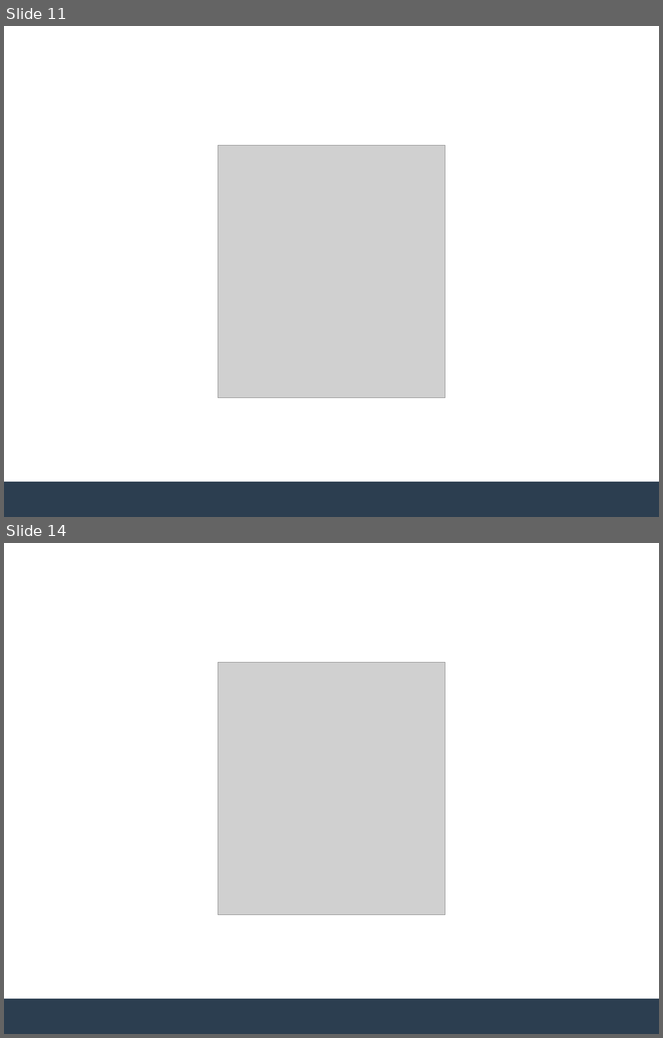
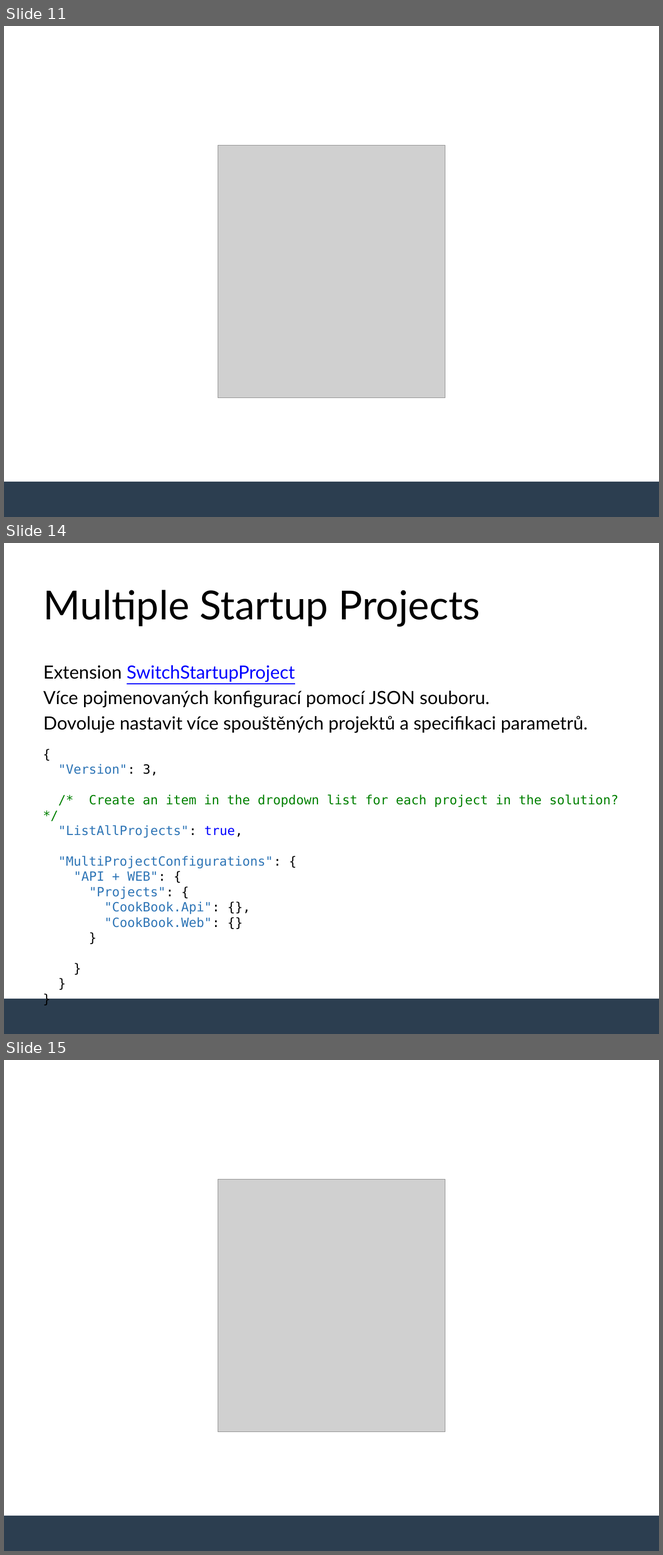
Before and after one commit to MichalTichy/Lecture-Integrating-Blazor-with-Backend, a slide deck: slides.pptx. Shown one above the other, each under a label of ours: slides 11 and 14 before the commit, slides 11, 14 and 15 after it; the slides between them are not shown. The pictures are 663x1038 and 663x1555 pixels, drawn with LibreOffice and Linux fonts; fonts in the diff are those of the drawing; grey boxes stand for pictures; background and template pictures are left out. Boxes give left, top, right and bottom in pixels: in the first picture for what was removed or moved away, otherwise in the second. Text is boxed around its words. In the diff, an @@ line names an element or a change of style, - is before the commit and + after.

```diff
--- a/slides.pptx
+++ b/slides.pptx
@@ slide 14 added at bbox=[4, 543, 659, 1034], background #FFFFFF; not listed: 1 template element that a slide beside it also shows @@
@@ title added at bbox=[44, 590, 480, 626], 44 pt, text #000000 @@
+Multiple Startup Projects
@@ text added at bbox=[44, 665, 588, 733], 20 pt, text #000000 @@
+Extension SwitchStartupProject
+Více pojmenovaných konfigurací pomocí JSON souboru.
+Dovoluje nastavit více spouštěných projektů a specifikaci parametrů.
@@ text added at bbox=[58, 764, 619, 928], 14 pt, text #2E75B6 @@
+{
+"Version": 3,
+/* Create an item in the dropdown list for each project in the solution? */
+"ListAllProjects": true,
+"MultiProjectConfigurations": {
+"API + WEB": {
+"Projects": {
+"CookBook.Api": {},
+"CookBook.Web": {}
+}
+}
+}
+}
@@ what was slide 14 is now slide 15 @@
```
Also in this commit, not shown: 8 slides changed, 8 other files.
